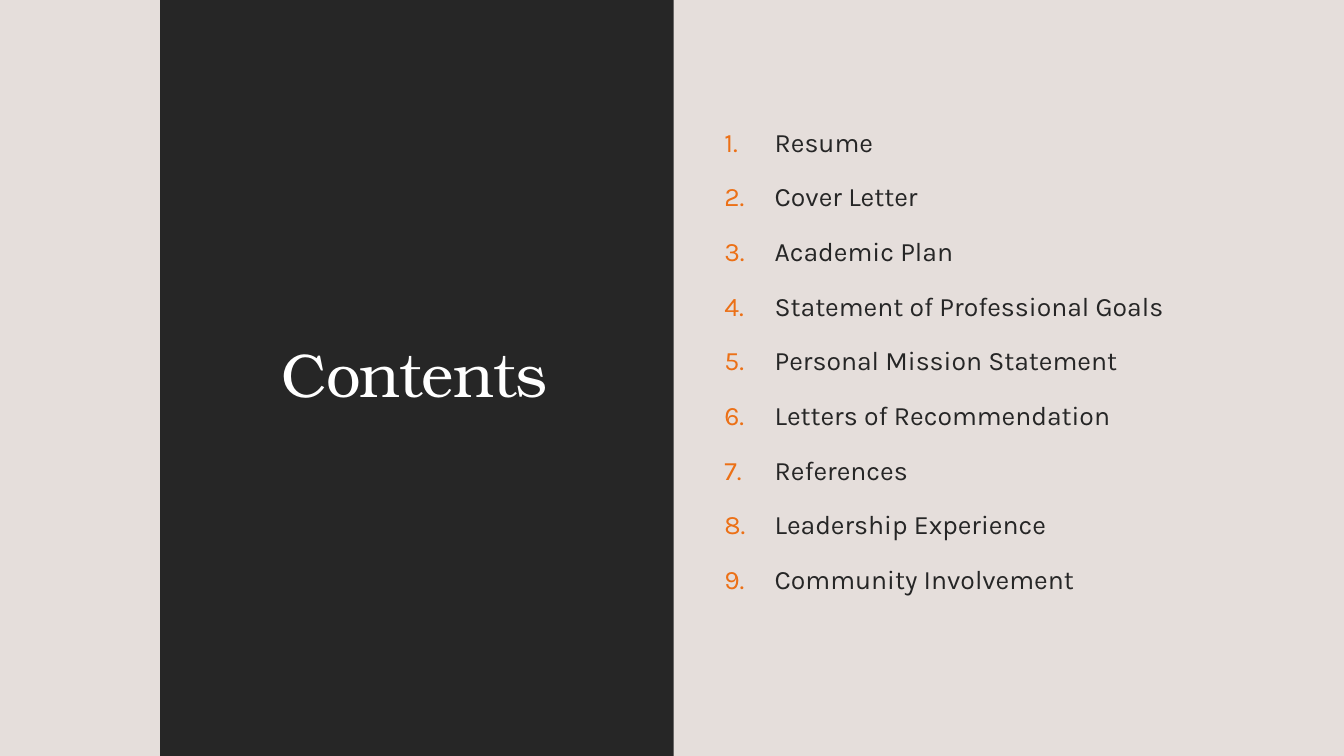
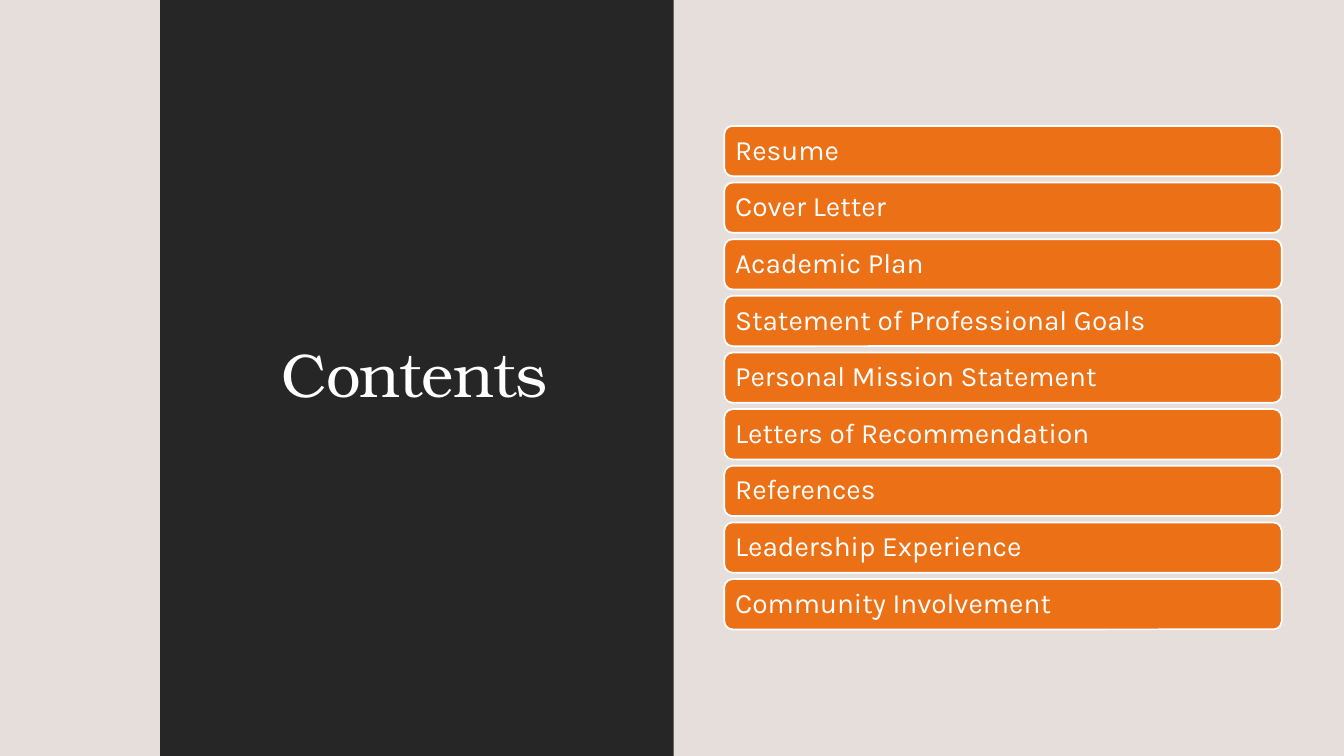
Before and after one commit to Ploppa-Smurph/ctec107_SkillsforITSuccess, a slide deck: slide 2 of ePortfolio/JSWePort_copy.pptx. Drawn at 1344x756 pixels with LibreOffice and Linux fonts; fonts in the diff are those of the drawing. Boxes give left, top, right and bottom in pixels: in the first picture for what was removed or moved away, otherwise in the second. Text is boxed around its words. In the diff, an @@ line names an element or a change of style, - is before the commit and + after.

```diff
--- a/ePortfolio/JSWePort_copy.pptx
+++ b/ePortfolio/JSWePort_copy.pptx
@@ text removed at bbox=[775, 135, 1164, 596] @@
-1. Resume
-2. Cover Letter
-3. Academic Plan
-4. Statement of Professional Goals
-5. Personal Mission Statement
-6. Letters of Recommendation
-7. References
-8. Leadership Experience
-9. Community Involvement
@@ group added at bbox=[725, 126, 1282, 630]: 9 rounded rectangles, 9 texts @@
+Resume
+Cover Letter
+Academic Plan
+Statement of Professional Goals
+Personal Mission Statement
+Letters of Recommendation
+References
+Leadership Experience
+Community Involvement
```
Also in this commit, not shown: 3 other slides changed, 3 slides added, 3 slides removed, 5 other files.
